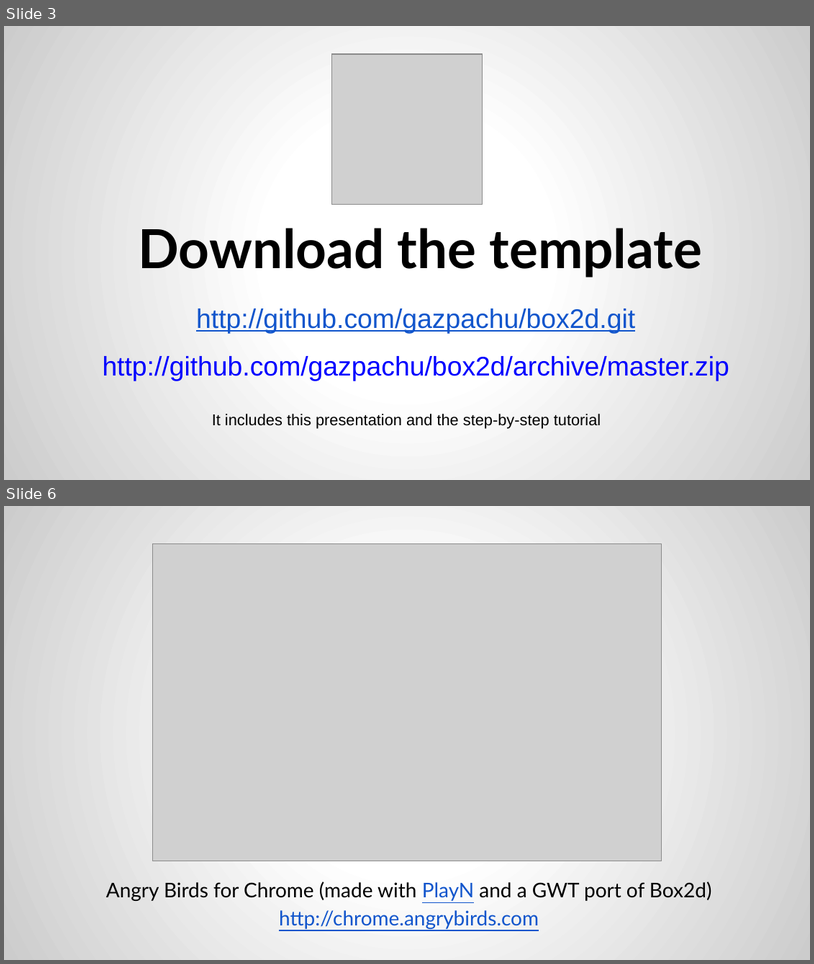
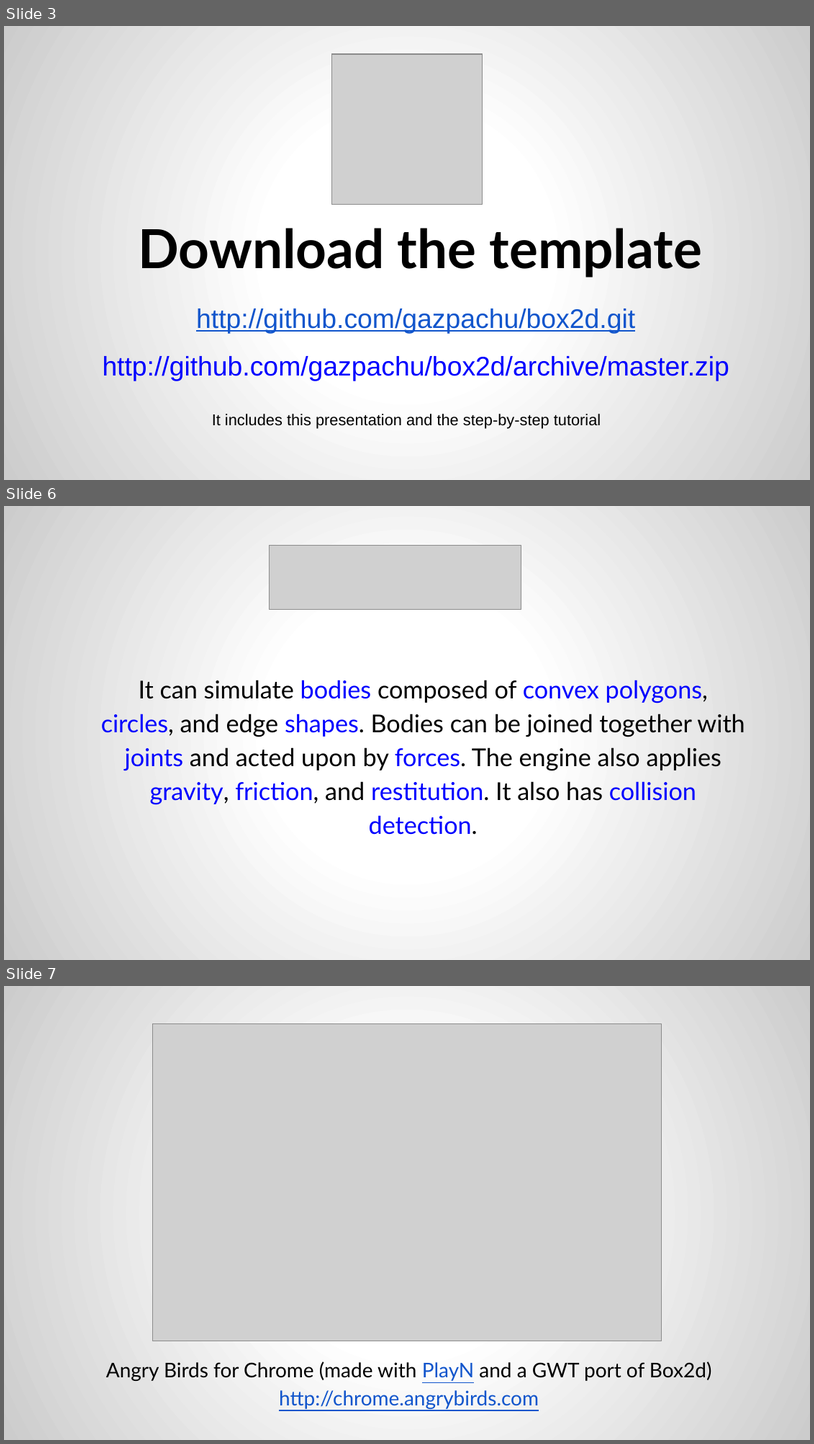
Before and after one commit to gazpachu/box2d, a slide deck: docs/Box2D with Javascript.pptx. Shown one above the other, each under a label of ours: slides 3 and 6 before the commit, slides 3, 6 and 7 after it; the slides between them are not shown. The pictures are 814x964 and 814x1444 pixels, drawn with LibreOffice and Linux fonts; fonts in the diff are those of the drawing; grey boxes stand for pictures. Boxes give left, top, right and bottom in pixels: in the first picture for what was removed or moved away, otherwise in the second. Text is boxed around its words. In the diff, an @@ line names an element or a change of style, - is before the commit and + after.

```diff
--- a/docs/Box2D with Javascript.pptx
+++ b/docs/Box2D with Javascript.pptx
@@ slide 6 added at [4, 506, 810, 960], background gradient #FFFFFF to #CCCCCC @@
@@ picture added at [269, 546, 521, 609] @@
@@ text added at [101, 680, 745, 834], 22 pt, text #000000 @@
+It can simulate bodies composed of convex polygons, circles, and edge shapes. Bodies can be joined together with joints and acted upon by forces. The engine also applies gravity, friction, and restitution. It also has collision detection.
@@ what was slide 6 is now slide 7 @@
```
Also in this commit, not shown: 4 slides changed, 1 other slide added, 1 slide removed.
